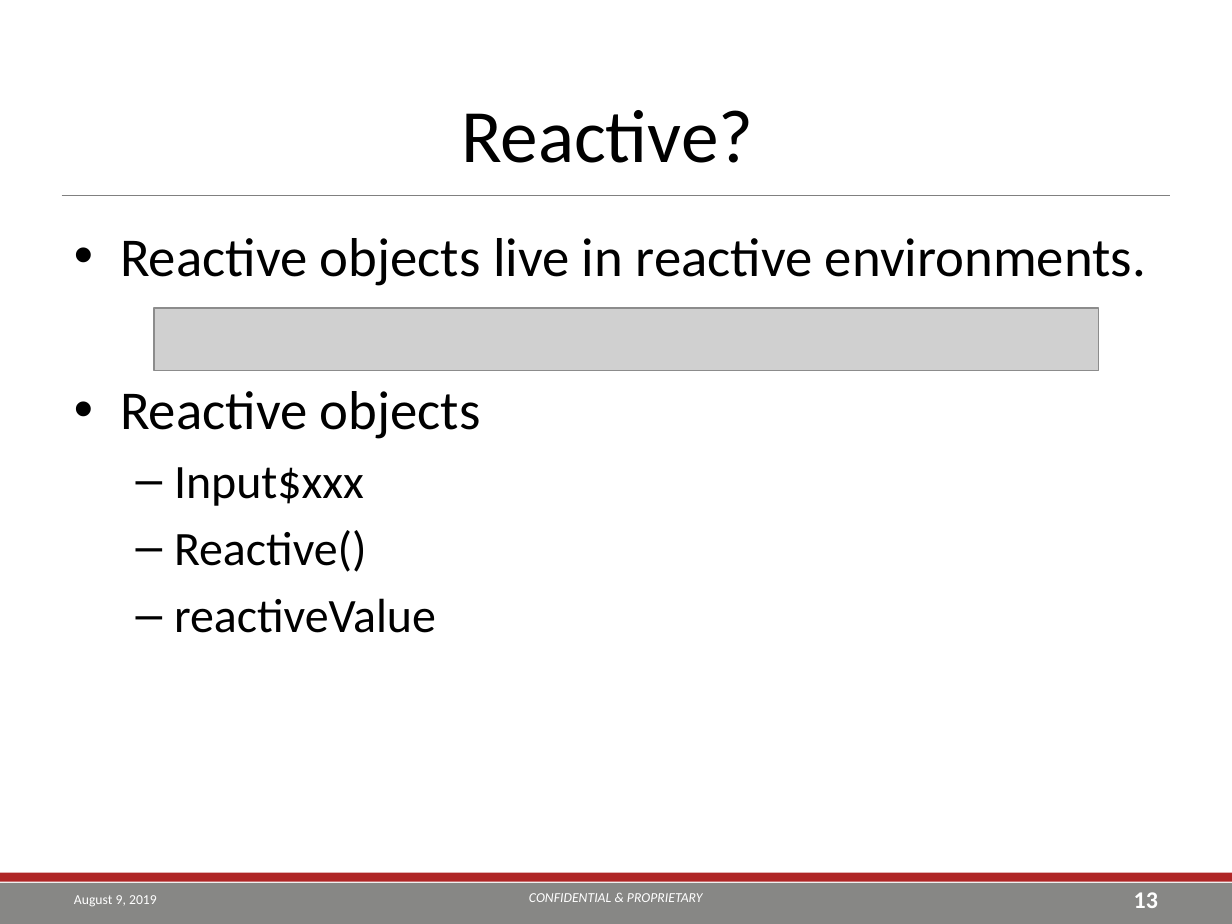
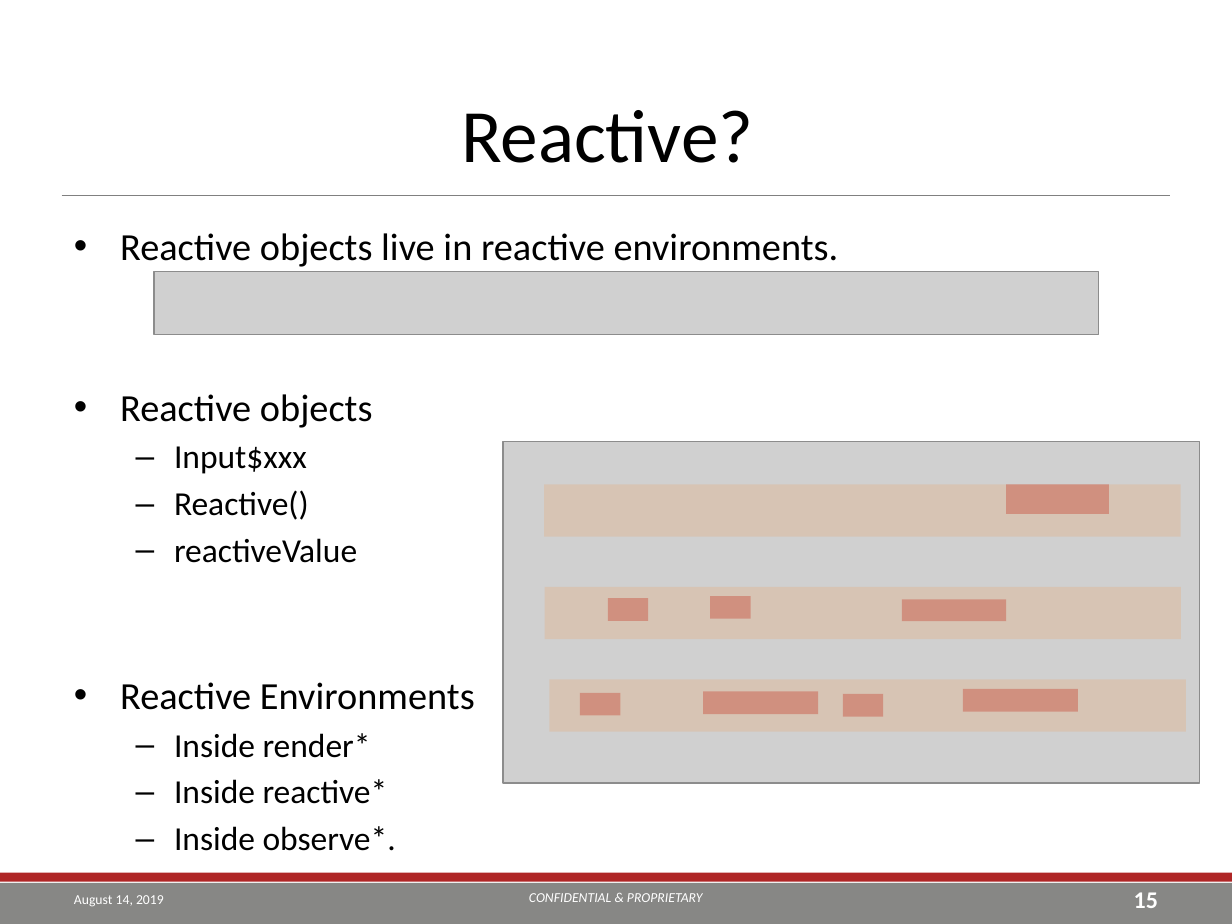
Before and after one commit to TEA-Analytics/ShinyWorkshop, a slide deck: slide 15 of Day 1.pptx (slide 13 before the commit). Drawn at 1232x924 pixels with LibreOffice and Linux fonts; fonts in the diff are those of the drawing; grey boxes stand for pictures; background and template pictures are left out. Boxes give left, top, right and bottom in pixels: in the first picture for what was removed or moved away, otherwise in the second. Text is boxed around its words. In the diff, an @@ line names an element or a change of style, - is before the commit and + after.

```diff
--- a/Day 1.pptx
+++ b/Day 1.pptx
@@ text at [120,233,839,563]: size 32 to 22.4 pt in "Reactive objects live in reactive environments.", "Reactive objects"; size 28 to 19.6 pt in "Input$xxx", "Reactive()", "reactiveValue"; less space between paragraphs @@
@@ picture: place and size @@
-picture at [154,308,1099,371]
+picture at [154,272,1099,335]
@@ picture added at [503,441,1200,782] @@
@@ rectangle added at [545,484,1181,536], fill #F79646 at 20% opacity @@
@@ rectangle added at [1007,484,1109,514], fill #C0504D at 50% opacity @@
@@ rectangle added at [545,586,1181,638], fill #F79646 at 20% opacity @@
@@ rectangle added at [607,599,648,621], fill #C0504D at 50% opacity @@
@@ rectangle added at [711,596,752,618], fill #C0504D at 50% opacity @@
@@ rectangle added at [902,600,1007,622], fill #C0504D at 50% opacity @@
@@ text at [120,682,475,804]: paragraphs added @@
+• Reactive Environments
+  – Inside render*
+  – Inside reactive*
+  – Inside observe*.
@@ rectangle added at [549,679,1186,731], fill #F79646 at 20% opacity @@
@@ rectangle added at [962,689,1077,711], fill #C0504D at 50% opacity @@
@@ rectangle added at [580,692,621,715], fill #C0504D at 50% opacity @@
@@ rectangle added at [703,691,818,713], fill #C0504D at 50% opacity @@
@@ rectangle added at [843,694,883,716], fill #C0504D at 50% opacity @@
@@ text at [74,895,164,906]: text changed @@
-August 9, 2019
+August 14, 2019
@@ page number at [1134,892,1158,908]: text changed @@
-13
+15
```
Also in this commit, not shown: 49 other slides changed, 5 slides added, 47 other files.
